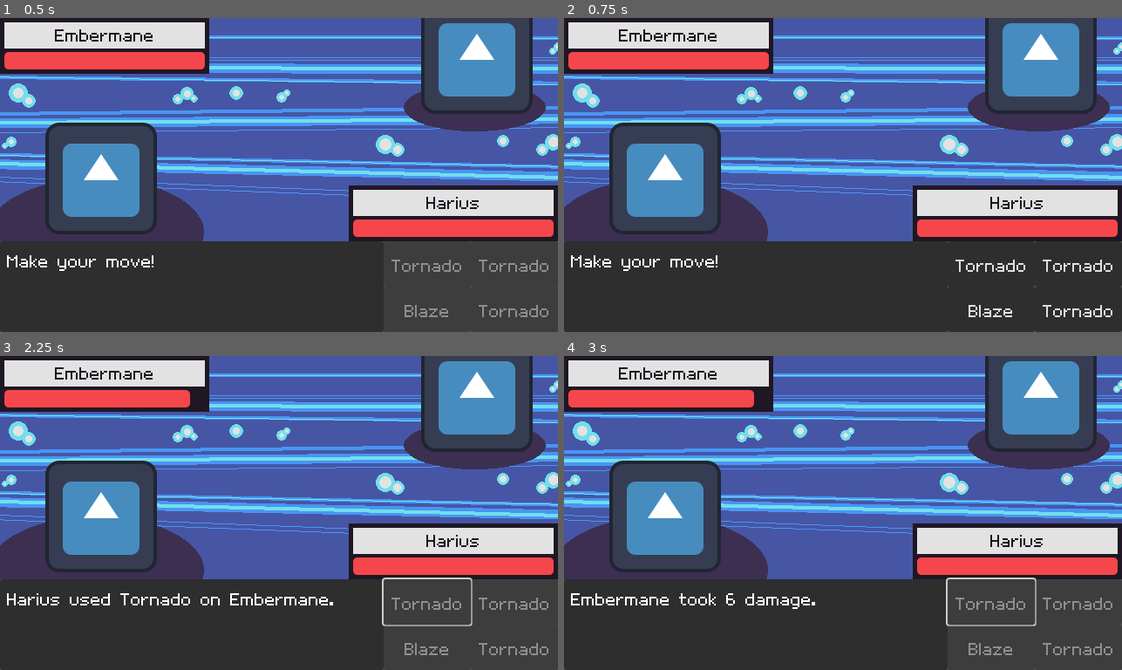
Above: before the commit, frames 1-4 (two rows, left to right).
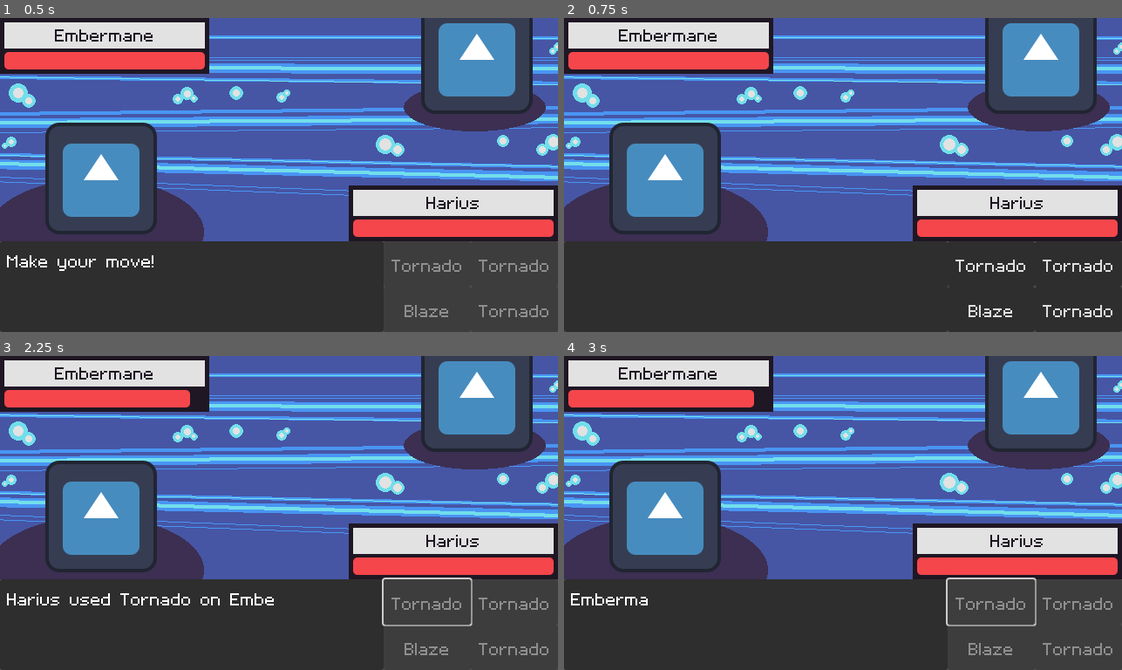
Above: after the commit, the same moments.

Repository: jadicodes/zodiac-battler
Game: Godot game, scene res://battle_arena/battle_arena.tscn
The game is run twice, just before and just after one commit, with the same random seed, the same clock (stepped at 60 frames per second) and the same inputs. The engine's default icon, where the game draws it, is replaced by a stand-in: a white triangle on a blue panel in a dark square.
Inputs:
- Up to frame 1 (0.5 s): no input
- Up to frame 2 (0.75 s): tap Enter at 0.5 s; tap Space (advance_text) at 0.6 s
- Up to frame 3 (2.25 s): click "Tornado" at 1.25 s; tap Space (advance_text) at 2.1 s
- Up to frame 4 (3 s): tap Space (advance_text) at 2.75, 2.85 s

Frame 1 is identical in both runs. In frame 2, 0.3% of the frame differs, in the area x 1-28%, y 75-81%; in frame 3, 0.1%; in frame 4, 0.3%, in the area x 15-45%, y 75-81%.

Commit message:
Change MessageQueue to EventQueue
Co-authored-by: Jadi Miller <jadilmiller@gmail.com>

Diff:
--- a/project/battle_arena/battle_arena.gd
+++ b/project/battle_arena/battle_arena.gd
@@ -5,9 +5,9 @@
 
 var _game_active := true
 
-@onready var _message_queue: MessageQueue = %MessageQueue
+@onready var _event_queue: EventQueue = %EventQueue
 @onready var _move_buttons: MoveButtons = %MoveButtons
-
+@onready var _textbox: Textbox = %Textbox
 
 func _ready() -> void:
 	_monster_opponent.initialize()
@@ -19,8 +19,9 @@
 	_monster_opponent.damage_taken.connect(_opponent_decrease_health)
 	%OpponentPlayerInfo.set_player(_monster_opponent)
 	%SelfPlayerInfo.set_player(_monster_self)
-	_message_queue.queue_started.connect(_move_buttons.disable)
-	_message_queue.queue_depleted.connect(_move_buttons.enable)
+	_event_queue.queue_started.connect(_move_buttons.disable)
+	_event_queue.queue_depleted.connect(_move_buttons.enable)
+	_event_queue.event_started.connect(_textbox.handle_event)
 	_move_buttons.move_selected.connect(_on_move_selected)
 
 	for monster in [_monster_opponent, _monster_self]:
@@ -31,12 +32,12 @@
 
 	_move_buttons.set_moves(_monster_self.get_moves())
 
-	_message_queue.add_message(Message.new(tr("AWAIT_CHOICE")))
+	_event_queue.add_event(MessageEvent.new(tr("AWAIT_CHOICE")))
 
 
 func _process(_delta: float) -> void:
 	if Input.is_action_just_pressed("advance_text"):
-		_message_queue.advance()
+		_textbox.reset()
 
 
 func _process_turn(monsters: Array[Monster], self_move_index: int) -> void:
@@ -51,7 +52,7 @@
 		else:
 			turn_order[i].use_move(turn_order[1-i], randi_range(0,3))
 
-	_message_queue.add_message(Message.new(tr("AWAIT_CHOICE")))
+	_event_queue.add_event(MessageEvent.new(tr("AWAIT_CHOICE")))
 
 
 func _win() -> void:
@@ -77,20 +78,20 @@
 
 
 func _add_move_used_message(target: Monster, move: Move, monster: Monster) -> void:
-	var message := Message.new(tr("MOVE_USED") % [monster.get_monster_name(), move.get_move_name(), target.get_monster_name()])
-	_message_queue.add_message(message)
+	var _message_event := MessageEvent.new(tr("MOVE_USED") % [monster.get_monster_name(), move.get_move_name(), target.get_monster_name()])
+	_event_queue.add_event(_message_event)
 
 
 func _add_move_missed_message(_target: Monster, _move: Move, monster: Monster) -> void:
-	var message := Message.new(tr("MOVE_MISSED") % [monster.get_monster_name()])
-	_message_queue.add_message(message)
+	var _message_event := MessageEvent.new(tr("MOVE_MISSED") % [monster.get_monster_name()])
+	_event_queue.add_event(_message_event)
 
 
 func _add_damage_taken_message(damage_amount: int, monster: Monster) -> void:
-	var message := Message.new(tr("DAMAGE_TAKEN") % [monster.get_monster_name(), damage_amount])
-	_message_queue.add_message(message)
+	var _message_event := MessageEvent.new(tr("DAMAGE_TAKEN") % [monster.get_monster_name(), damage_amount])
+	_event_queue.add_event(_message_event)
 
 
 func _add_fainted_message(monster: Monster) -> void:
-	var message := Message.new(tr("FAINTED") % monster.get_monster_name())
-	_message_queue.add_message(message)
+	var _message_event := MessageEvent.new(tr("FAINTED") % monster.get_monster_name())
+	_event_queue.add_mevent(_message_event)
--- a/project/battle_arena/battle_arena.tscn
+++ b/project/battle_arena/battle_arena.tscn
@@ -1,24 +1,24 @@
 [gd_scene load_steps=13 format=3 uid="uid://bi4etr5s1v3kc"]
 
-[ext_resource type="Script" uid="uid://lxbgsksdckqd" path="res://battle_arena/battle_arena.gd" id="1_r4nqg"]
-[ext_resource type="Resource" uid="uid://c8u3hw5eqn458" path="res://monsters/breed/embermane.tres" id="2_lj2wh"]
-[ext_resource type="Script" uid="uid://c6p10u1cg3yux" path="res://monsters/monster.gd" id="3_ewqu3"]
-[ext_resource type="Resource" uid="uid://bmt1iiqphqefe" path="res://monsters/breed/harius.tres" id="4_etk7j"]
+[ext_resource type="Script" uid="uid://bo28sbe3iokts" path="res://battle_arena/message_queue/event_queue.gd" id="1_etk7j"]
+[ext_resource type="Script" uid="uid://lxbgsksdckqd" path="res://battle_arena/battle_arena.gd" id="1_uvb1j"]
+[ext_resource type="Resource" uid="uid://c8u3hw5eqn458" path="res://monsters/breed/embermane.tres" id="2_pqvf1"]
+[ext_resource type="Script" uid="uid://c6p10u1cg3yux" path="res://monsters/monster.gd" id="3_rbsue"]
+[ext_resource type="Resource" uid="uid://bmt1iiqphqefe" path="res://monsters/breed/harius.tres" id="4_umwm4"]
 [ext_resource type="Texture2D" uid="uid://c5og4m5hglu7s" path="res://battle_arena/background.png" id="5_4layi"]
 [ext_resource type="Texture2D" uid="uid://c8dwb7jo0e1jy" path="res://icon.svg" id="5_etk7j"]
 [ext_resource type="PackedScene" uid="uid://bny50y62exih" path="res://battle_arena/textbox/textbox.tscn" id="5_ewqu3"]
 [ext_resource type="PackedScene" uid="uid://pw78k5es24iv" path="res://battle_arena/player_info/player_info.tscn" id="7_uvb1j"]
 [ext_resource type="PackedScene" uid="uid://bhg6lanvbq8qd" path="res://battle_arena/move_buttons/move_buttons.tscn" id="8_4layi"]
-[ext_resource type="Script" uid="uid://dvtydvip1p0w1" path="res://battle_arena/message_queue/message_queue.gd" id="8_akadq"]
 
-[sub_resource type="Resource" id="Resource_lj2wh"]
-script = ExtResource("3_ewqu3")
-_breed = ExtResource("2_lj2wh")
+[sub_resource type="Resource" id="Resource_87q6l"]
+script = ExtResource("3_rbsue")
+_breed = ExtResource("2_pqvf1")
 metadata/_custom_type_script = "uid://c6p10u1cg3yux"
 
-[sub_resource type="Resource" id="Resource_ewqu3"]
-script = ExtResource("3_ewqu3")
-_breed = ExtResource("4_etk7j")
+[sub_resource type="Resource" id="Resource_soj77"]
+script = ExtResource("3_rbsue")
+_breed = ExtResource("4_umwm4")
 metadata/_custom_type_script = "uid://c6p10u1cg3yux"
 
 [node name="BattleArena" type="Control"]
@@ -98,11 +98,7 @@
 unique_name_in_owner = true
 layout_mode = 2
 
-[node name="MessageQueue" type="Node" parent="."]
+[node name="EventQueue" type="Node" parent="."]
 unique_name_in_owner = true
-script = ExtResource("8_akadq")
-metadata/_custom_type_script = "uid://dvtydvip1p0w1"
-
-[connection signal="message_ended" from="VBoxContainer/HBoxContainer/Textbox" to="MessageQueue" method="_on_message_ended"]
-[connection signal="message_skipped" from="MessageQueue" to="VBoxContainer/HBoxContainer/Textbox" method="skip_text"]
-[connection signal="message_started" from="MessageQueue" to="VBoxContainer/HBoxContainer/Textbox" method="show_text"]
+script = ExtResource("1_etk7j")
+metadata/_custom_type_script = "uid://bo28sbe3iokts"
--- /dev/null
+++ b/project/battle_arena/message_queue/event.gd
@@ -0,0 +1,13 @@
+class_name Event
+extends Node
+
+signal started
+signal completed
+
+
+func start() -> void:
+	started.emit()
+
+
+func complete() -> void:
+	completed.emit()
--- /dev/null
+++ b/project/battle_arena/message_queue/event_queue.gd
@@ -0,0 +1,43 @@
+class_name EventQueue
+extends Node
+
+signal event_started(event: Event)
+signal event_ended(event: Event)
+signal queue_started()
+signal queue_depleted
+
+
+var _events: Array[Event] = []
+var _current_event: Event
+
+
+func add_event(event: Event) -> void:
+	_events.append(event)
+	if _current_event == null:
+		queue_started.emit()
+		advance()
+
+
+func advance() -> void:
+	if _current_event:
+		return
+
+	if _events.is_empty():
+		return
+
+	_current_event = _events.pop_front()
+	event_started.emit(_current_event)
+	_current_event.completed.connect(_on_event_completed.bind(_current_event))
+
+
+func _on_event_completed(event: Event) -> void:
+	assert(event == _current_event, "EVENT ENDED THAT WASN'T CURRENT EVENT")
+
+	event_ended.emit(_current_event)
+	_current_event = null
+	event.completed.disconnect(_on_event_completed)
+
+	if _events.is_empty():
+		queue_depleted.emit()
+	else:
+		advance()
--- a/project/battle_arena/message_queue/message.gd
+++ /dev/null
@@ -1,10 +0,0 @@
-class_name Message
-extends Resource
-
-var id: String
-var text: String
-
-
-func _init(message: String) -> void:
-	id = message
-	text = message
--- /dev/null
+++ b/project/battle_arena/message_queue/message_event.gd
@@ -0,0 +1,12 @@
+class_name MessageEvent
+extends Event
+
+var _message: String
+
+
+func _init(message: String) -> void:
+	_message = message
+
+
+func get_message() -> String:
+	return _message
--- a/project/battle_arena/message_queue/message_queue.gd
+++ /dev/null
@@ -1,38 +0,0 @@
-class_name MessageQueue
-extends Node
-
-signal queue_started
-signal queue_depleted
-signal message_started(message: Message)
-signal message_skipped
-signal message_ended(message: Message)
-
-var _messages: Array[Message] = []
-var _current_message: Message
-
-
-func add_message(message: Message) -> void:
-	_messages.append(message)
-	if _current_message == null:
-		queue_started.emit()
-		advance()
-
-
-func advance() -> void:
-	if _current_message:
-		message_skipped.emit()
-		return
-
-	if _messages.is_empty():
-		return
-
-	_current_message = _messages.pop_front()
-	message_started.emit(_current_message)
-
-
-func _on_message_ended() -> void:
-	message_ended.emit(_current_message)
-	_current_message = null
-
-	if _messages.is_empty():
-		queue_depleted.emit()
--- a/project/battle_arena/textbox/textbox.gd
+++ b/project/battle_arena/textbox/textbox.gd
@@ -14,13 +14,24 @@
 const CHARS_PER_SECOND := 30.0
 
 var _current_state := State.READY
+var _current_message: MessageEvent
 
 @onready var _label: RichTextLabel = %Label
 @onready var _tween: Tween
 
 
-func show_text(message: Message) -> void:
-	_label.text = message.text
+func handle_event(event: Event) -> void:
+	if event is MessageEvent:
+		_show_text(event)
+
+
+func _show_text(message: MessageEvent) -> void:
+	assert(not _current_message)
+
+	_current_message = message
+	message.start()
+	_label.visible_ratio = 0.0
+	_label.text = message.get_message()
 	_create_tween()
 	_change_state(State.READING)
 
@@ -61,6 +72,9 @@
 	match _current_state:
 		State.READY:
 			_label.visible_ratio = 0.0
+			if _current_message:
+				_current_message.complete.call_deferred()
+				_current_message = null
 		State.READING:
 			message_started.emit()
 			_tween.play()
Not shown: 1 places in project/battle_arena/battle_arena.tscn that only renumber resources
Not shown, added: project/battle_arena/message_queue/event.gd.uid
Not shown, added: project/battle_arena/message_queue/event_queue.gd.uid
Not shown, removed: project/battle_arena/message_queue/message.gd.uid
Not shown, added: project/battle_arena/message_queue/message_event.gd.uid
Not shown, removed: project/battle_arena/message_queue/message_queue.gd.uid
